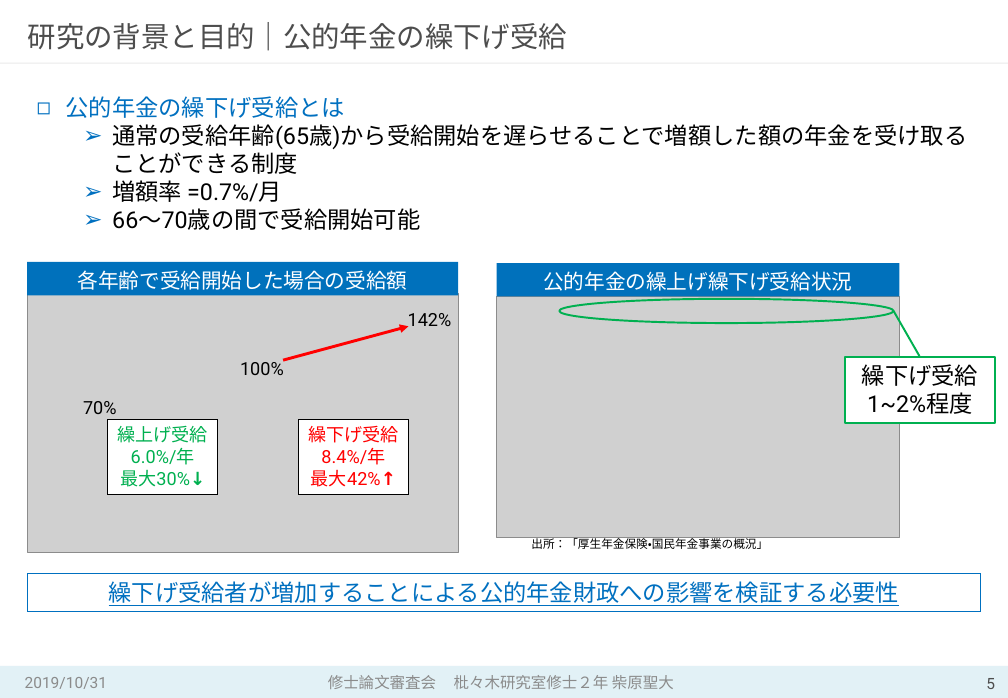
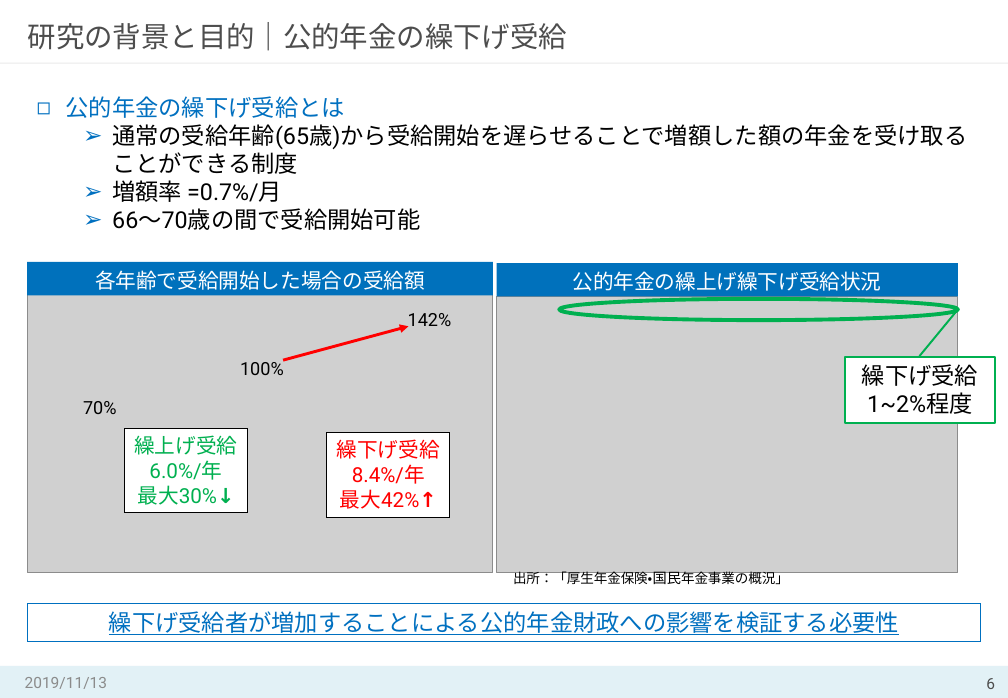
Before and after one commit to MasahiroShibahara/Open, a slide deck: slide 6 of Masahiro_Shibahara①.pptx (slide 5 before the commit). Drawn at 1008x698 pixels with LibreOffice and Linux fonts; fonts in the diff are those of the drawing; grey boxes stand for pictures. Boxes give left, top, right and bottom in pixels: in the first picture for what was removed or moved away, otherwise in the second. Text is boxed around its words. In the diff, an @@ line names an element or a change of style, - is before the commit and + after.

```diff
--- a/Masahiro_Shibahara①.pptx
+++ b/Masahiro_Shibahara①.pptx
@@ rectangle "各年齢で受給開始した場合の受給額": place and size @@
-rectangle "各年齢で受給開始した場合の受給額" at bbox=[27, 262, 458, 295]
+rectangle "各年齢で受給開始した場合の受給額" at bbox=[27, 262, 492, 295]
@@ rectangle "公的年金の繰上げ繰下げ受給状況": place and size @@
-rectangle "公的年金の繰上げ繰下げ受給状況" at bbox=[497, 263, 900, 297]
+rectangle "公的年金の繰上げ繰下げ受給状況" at bbox=[497, 263, 959, 297]
@@ picture: place and size @@
-picture at bbox=[27, 293, 458, 552]
+picture at bbox=[27, 293, 492, 572]
@@ picture: place and size @@
-picture at bbox=[497, 296, 900, 537]
+picture at bbox=[497, 296, 959, 572]
@@ ellipse: place and size @@
-ellipse at bbox=[559, 299, 894, 323]
+ellipse at bbox=[559, 299, 958, 320]
@@ ellipse at bbox=[559, 299, 958, 320]: outline #00B050 1.5 pt to #00B050 3 pt @@
@@ line moved from (894, 311) - (920, 356) to (959, 310) - (920, 356) @@
@@ rectangle "繰上げ受給": place and size @@
-rectangle "繰上げ受給" at bbox=[108, 419, 218, 494]
+rectangle "繰上げ受給" at bbox=[125, 428, 248, 513]
@@ rectangle "繰上げ受給" at bbox=[125, 428, 248, 513]: size 14 to 16 pt @@
@@ rectangle "繰下げ受給" at bbox=[327, 433, 450, 517]: size 14 to 16 pt @@
@@ rectangle "繰下げ受給": place and size @@
-rectangle "繰下げ受給" at bbox=[299, 419, 409, 494]
+rectangle "繰下げ受給" at bbox=[327, 433, 450, 517]
@@ text "出所：「厚生年金保険・国民年金事業の概況」": place and size @@
-text "出所：「厚生年金保険・国民年金事業の概況」" at bbox=[531, 537, 768, 549]
+text "出所：「厚生年金保険・国民年金事業の概況」" at bbox=[513, 571, 789, 584]
@@ text "出所：「厚生年金保険・国民年金事業の概況」" at bbox=[513, 571, 789, 584]: size 9 to 10.5 pt; size 9 to 11 pt in "出所：「厚生年金保険・国民年金事業の概況」" @@
@@ rectangle "繰下げ受給者が増加することによる公的年金財政への影響を検証する必要性": place and size @@
-rectangle "繰下げ受給者が増加することによる公的年金財政への影響を検証する必要性" at bbox=[27, 574, 980, 612]
+rectangle "繰下げ受給者が増加することによる公的年金財政への影響を検証する必要性" at bbox=[27, 603, 980, 640]
@@ text at bbox=[25, 677, 107, 689]: text changed @@
-2019/10/31
+2019/11/13
@@ text removed at bbox=[328, 675, 674, 689] @@
-修士論文審査会 枇々木研究室修士２年 柴原聖大
@@ page number at bbox=[986, 678, 995, 689]: text changed @@
-5
+6
```
Also in this commit, not shown: 40 other slides changed, 6 slides added.
